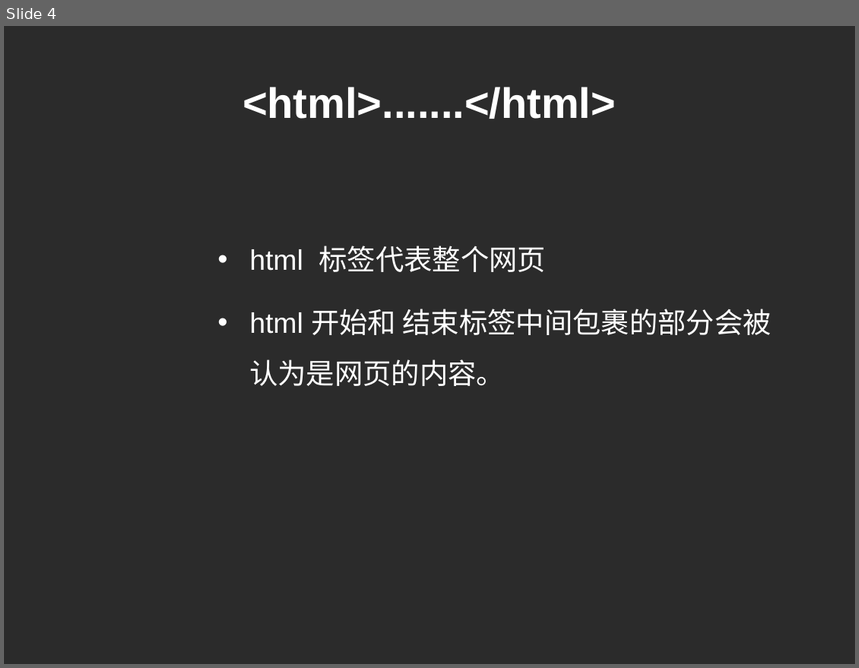
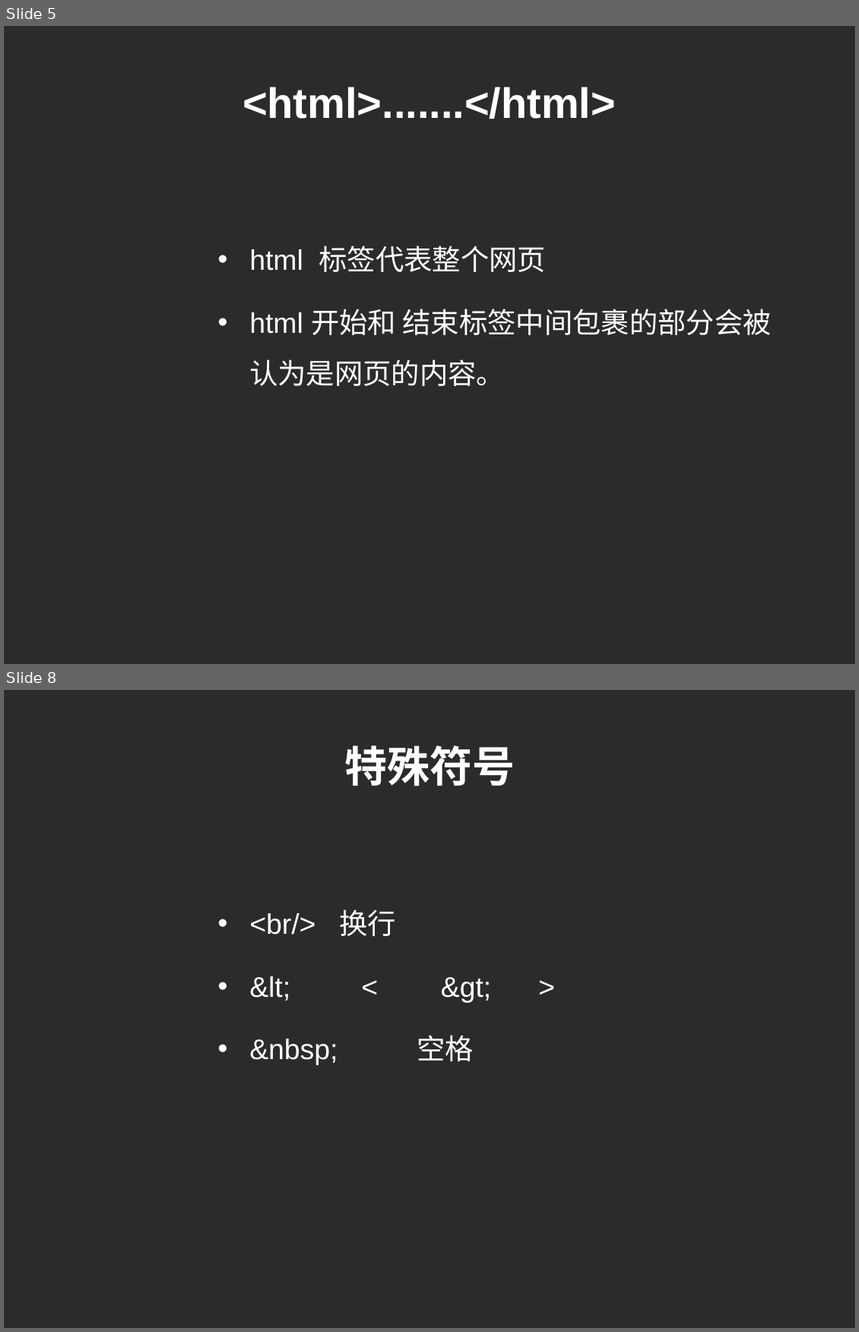
Before and after one commit to cd-vr1class/homework, a slide deck: ppt/7-4html基础.ppt. Shown one above the other, each under a label of ours: slide 4 before the commit, slides 5 and 8 after it; the slides between them are not shown. The pictures are 859x668 and 859x1332 pixels, drawn with LibreOffice and Linux fonts; fonts in the diff are those of the drawing; background and template pictures are left out; a plain dark background stands for a picture behind light text. Boxes give left, top, right and bottom in pixels: in the first picture for what was removed or moved away, otherwise in the second. Text is boxed around its words. In the diff, an @@ line names an element or a change of style, - is before the commit and + after.

```diff
--- a/ppt/7-4html基础.ppt
+++ b/ppt/7-4html基础.ppt
@@ slide 8 added at <box>4,690,855,1328</box>, background picture (left out) @@
@@ title added at <box>344,745,515,787</box>, 36 pt, text #FFFFFF, bold @@
+特殊符号
@@ text added at <box>249,910,491,1062</box>, 24 pt, text #FFFFFF @@
+• <br/> 换行
+• &lt; < &gt; >
+• &nbsp; 空格
@@ what was slide 4 is now slide 5 @@
```
Also in this commit, not shown: 1 slide changed, 8 other slides added, 6 other files.
